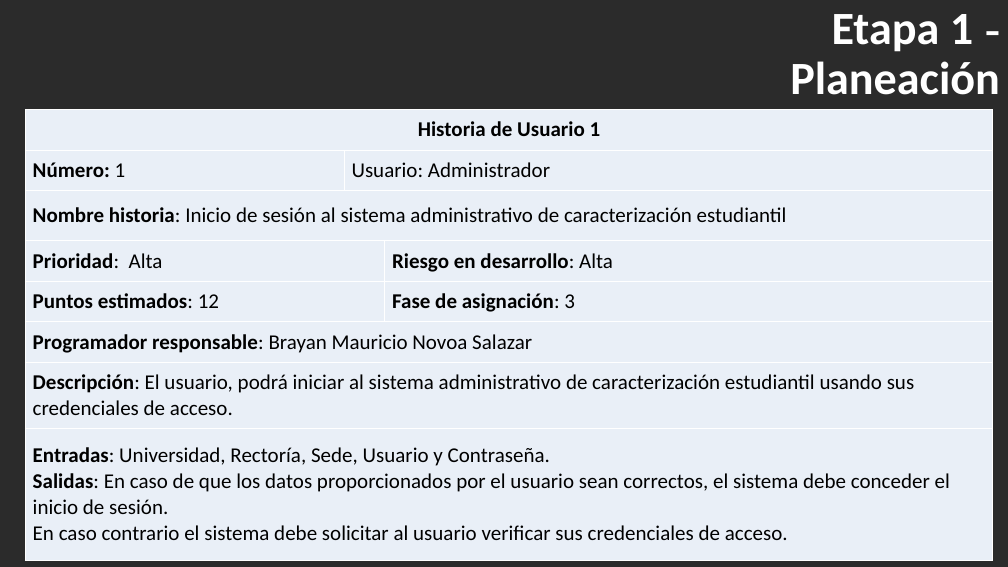
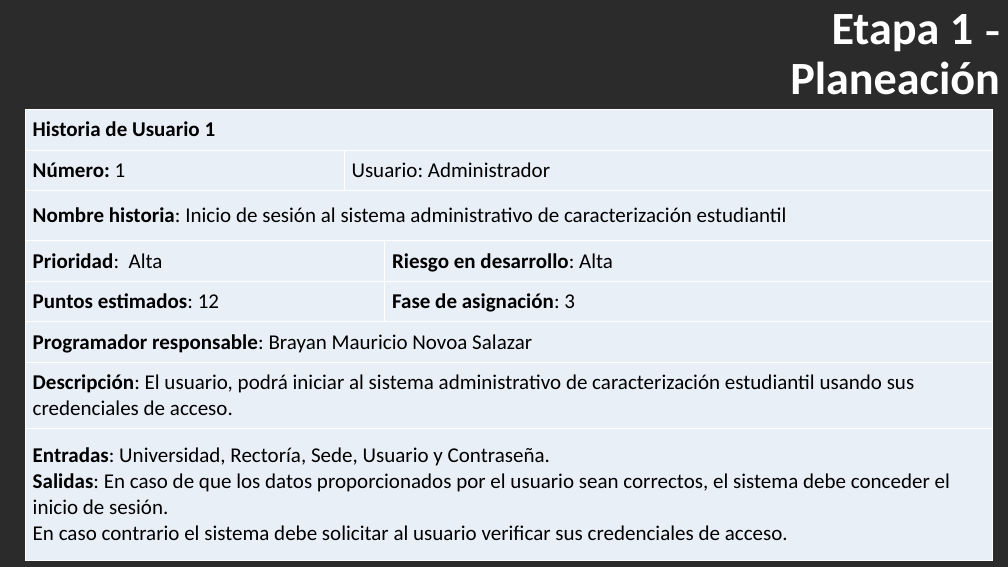
Before and after one commit to BrayanNovoa/uniminuto, a slide deck: slide 13 of expo/expo.pptx. Drawn at 1008x567 pixels with LibreOffice and Linux fonts; fonts in the diff are those of the drawing; background and template pictures are left out; a plain dark background stands for a picture behind light text. Boxes give left, top, right and bottom in pixels: in the first picture for what was removed or moved away, otherwise in the second. Text is boxed around its words. In the diff, an @@ line names an element or a change of style, - is before the commit and + after.

```diff
--- a/expo/expo.pptx
+++ b/expo/expo.pptx
@@ table at box(26, 110, 994, 557) @@
@@ alignment centre to left @@
```
Also in this commit, not shown: 8 other slides changed.
